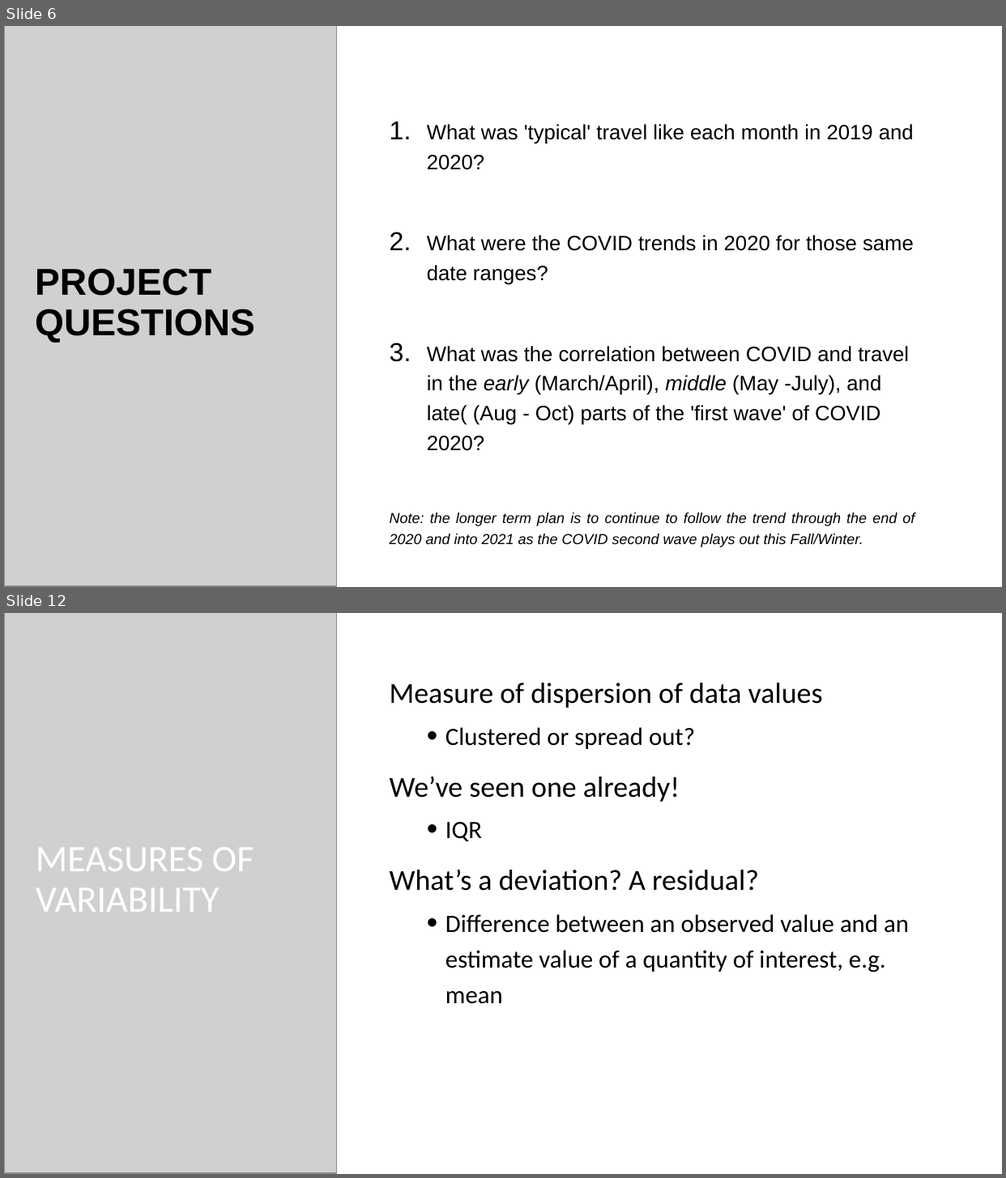
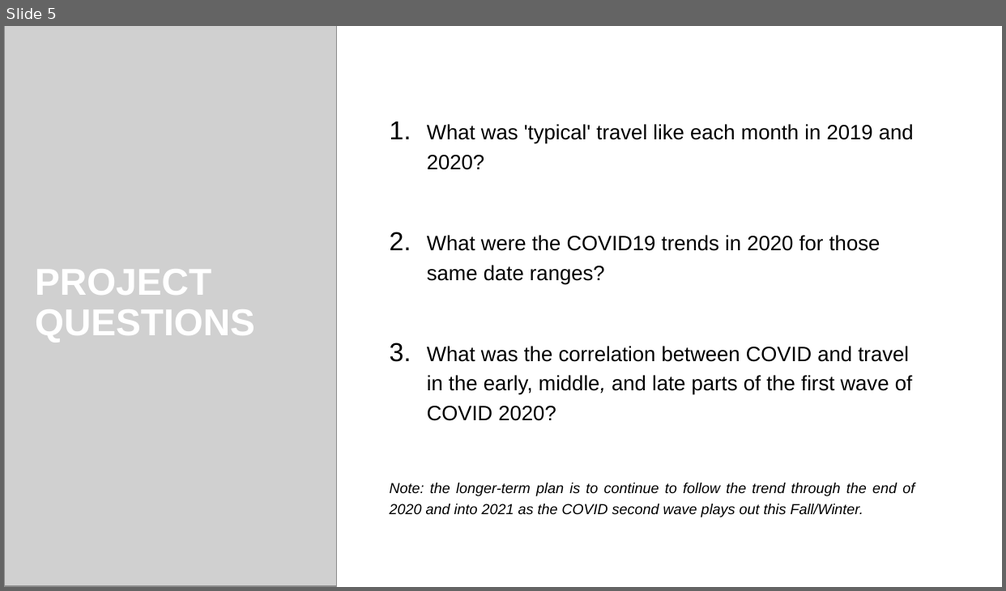
Before and after one commit to abielhammonds/COVID19_TravelStats_Project, a slide deck: COVID19_Travel Project Presentation.pptx. Shown one above the other, each under a label of ours: slides 6 and 12 before the commit, slide 5 after it; the slides between them are not shown. The pictures are 1006x1178 and 1006x591 pixels, drawn with LibreOffice and Linux fonts; fonts in the diff are those of the drawing; grey boxes stand for pictures; background and template pictures are left out. Boxes give left, top, right and bottom in pixels: in the first picture for what was removed or moved away, otherwise in the second. Text is boxed around its words. In the diff, an @@ line names an element or a change of style, - is before the commit and + after.

```diff
--- a/COVID19_Travel Project Presentation.pptx
+++ b/COVID19_Travel Project Presentation.pptx
@@ slide 12 removed at (x1=4, y1=613, x2=1002, y2=1174), background picture (left out); not listed: 14 template elements that a slide beside it also shows @@
@@ rectangle removed at (x1=4, y1=613, x2=1002, y2=1174) @@
@@ picture removed at (x1=4, y1=613, x2=336, y2=1174) @@
@@ picture removed at (x1=4, y1=613, x2=336, y2=1174) @@
@@ text removed at (x1=390, y1=683, x2=909, y2=1004) @@
-Measure of dispersion of data values
-  • Clustered or spread out?
-We’ve seen one already!
-  • IQR
-What’s a deviation? A residual?
-  • Difference between an observed value and an estimate value of a quantity of interest, e.g. mean
@@ title removed at (x1=36, y1=847, x2=254, y2=912) @@
-MEASURES OF VARIABILITY
@@ group removed at (x1=4, y1=613, x2=91, y2=1174): 7 freeform shapes, 1 rectangle @@
@@ group removed at (x1=4, y1=613, x2=95, y2=1174): 9 freeform shapes, 2 rectangles @@
@@ what was slide 6 is now slide 5 @@
@@ slide 5 changed as well @@
@@ title "PROJECT QUESTIONS" at (x1=35, y1=269, x2=255, y2=343): text colour #000000 to #FFFFFF @@
@@ text at (x1=390, y1=235, x2=914, y2=518): text changed @@
-2. What were the COVID trends in 2020 for those same date ranges?
-3. What was the correlation between COVID and travel in the early (March/April), middle (May -July), and late( (Aug - Oct) parts of the 'first wave' of COVID 2020?
-Note: the longer term plan is to continue to follow the trend through the end of 2020 and into 2021 as the COVID second wave plays out this Fall/Winter.
+2. What were the COVID19 trends in 2020 for those same date ranges?
+3. What was the correlation between COVID and travel in the early, middle, and late parts of the first wave of COVID 2020?
+Note: the longer-term plan is to continue to follow the trend through the end of 2020 and into 2021 as the COVID second wave plays out this Fall/Winter.
```
Also in this commit, not shown: 5 other slides changed, 7 slides added, 47 other slides removed.
